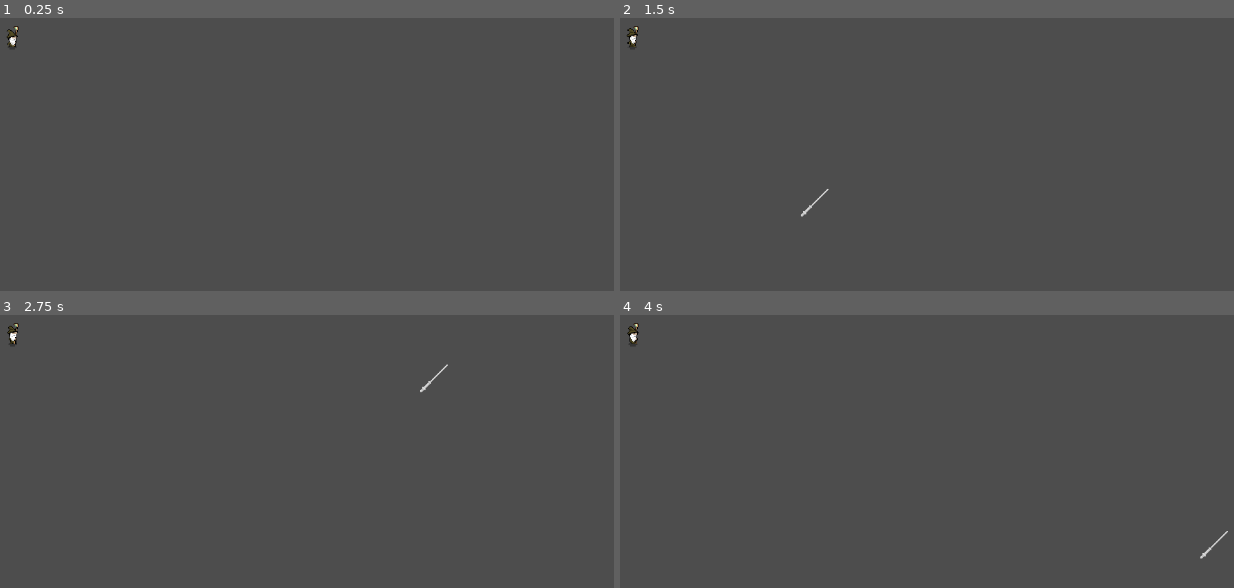
Above: before the commit, frames 1-4 (two rows, left to right).
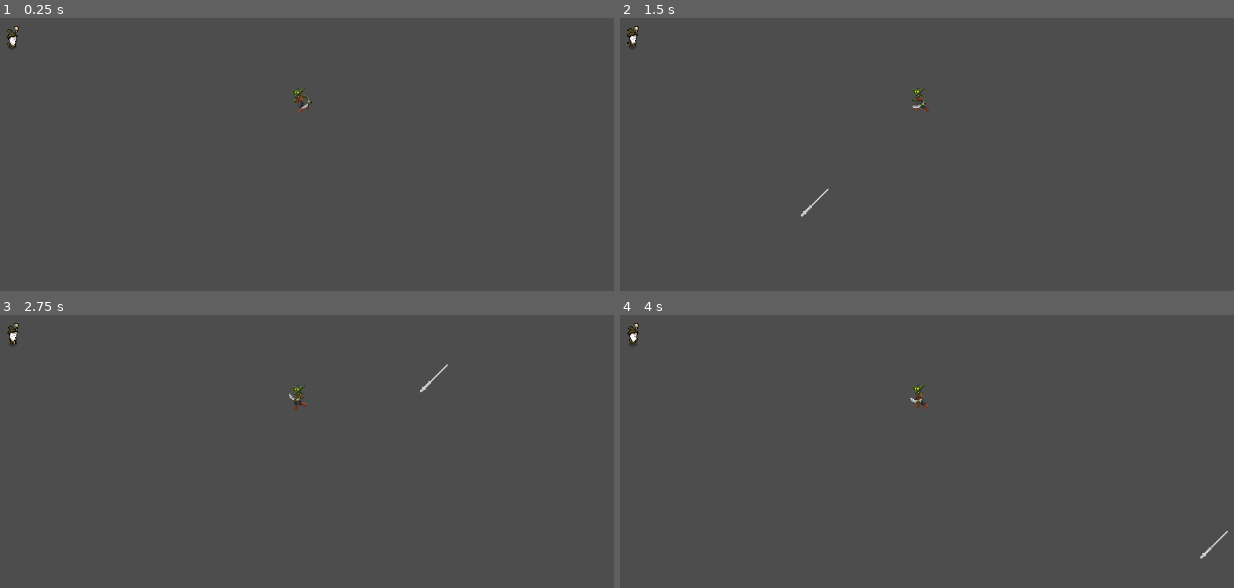
Above: after the commit, the same moments.

Repository: mcprog/wizards-gather
Game: Godot game, scene res://scenes/game.tscn
The game is run twice, just before and just after one commit, with the same random seed, the same clock (stepped at 60 frames per second) and the same inputs.
Inputs (mouse positions are in pixels of both pictures, inside the frame that each line leads up to):
- Up to frame 1 (0.25 s): no input
- Up to frame 2 (1.5 s): tap Enter at 0.5 s; move the mouse to (1148, 157) at 0.52 s; click (1148, 157) at 0.67 s; tap Space at 1.25 s; move the mouse to (816, 203) at 1.27 s; click (816, 203) at 1.42 s
- Up to frame 3 (2.75 s): move the mouse to (435, 377) at 2.02 s; click (435, 377) at 2.17 s
- Up to frame 4 (4 s): tap Enter at 2.75 s; move the mouse to (933, 566) at 2.77 s; click (933, 566) at 2.92 s; move the mouse to (1215, 544) at 3.52 s; click (1215, 544) at 3.67 s

The runs differ from the first frame. In frame 1, 0.1% of the frame differs, in the area x 47-51%, y 25-35%; in frame 2, 0.1%; in frame 3, 0.1%; in frame 4, 0.1%.

Commit message:
Added some monster textures and added animation to example enemy

Diff:
--- a/enemies/example_enemy.tscn
+++ b/enemies/example_enemy.tscn
@@ -1,8 +1,9 @@
-[gd_scene load_steps=4 format=3 uid="uid://3sqik23p6ong"]
+[gd_scene load_steps=5 format=3 uid="uid://3sqik23p6ong"]
 
 [ext_resource type="Script" uid="uid://cf0xnr8llwl03" path="res://enemies/example_enemy.gd" id="1_vu410"]
-[ext_resource type="PackedScene" uid="uid://cihddxo1nllby" path="res://components/unit_statistics.tscn" id="2_n30db"]
+[ext_resource type="PackedScene" path="res://components/unit_statistics.tscn" id="2_n30db"]
 [ext_resource type="PackedScene" uid="uid://cafjk8s7jphbo" path="res://components/animation_component.tscn" id="3_3aehx"]
+[ext_resource type="SpriteFrames" uid="uid://drwrcnun1x3dn" path="res://textures/goblin.tres" id="4_3aehx"]
 
 [node name="ExampleEnemy" type="Node2D"]
 script = ExtResource("1_vu410")
@@ -13,3 +14,6 @@
 sprite = NodePath("../Sprite")
 
 [node name="Sprite" type="AnimatedSprite2D" parent="."]
+sprite_frames = ExtResource("4_3aehx")
+animation = &"idle"
+flip_h = true
--- /dev/null
+++ b/textures/goblin.tres
@@ -0,0 +1,231 @@
+[gd_resource type="SpriteFrames" load_steps=34 format=3 uid="uid://drwrcnun1x3dn"]
+
+[ext_resource type="Texture2D" uid="uid://bf1liiqi401hx" path="res://textures/monsters/Goblin/Attack.png" id="1_l0d18"]
+[ext_resource type="Texture2D" uid="uid://berxuipq0mwhh" path="res://textures/monsters/Goblin/Death.png" id="2_o8h5s"]
+[ext_resource type="Texture2D" uid="uid://d224db4sqvfef" path="res://textures/monsters/Goblin/Take Hit.png" id="3_qs76f"]
+[ext_resource type="Texture2D" uid="uid://i8rw0ofc4s4m" path="res://textures/monsters/Goblin/Idle.png" id="3_talde"]
+[ext_resource type="Texture2D" uid="uid://0laex35iexwb" path="res://textures/monsters/Goblin/Run.png" id="4_qs76f"]
+
+[sub_resource type="AtlasTexture" id="AtlasTexture_17qad"]
+atlas = ExtResource("1_l0d18")
+region = Rect2(0, 0, 150, 150)
+
+[sub_resource type="AtlasTexture" id="AtlasTexture_ghn5o"]
+atlas = ExtResource("1_l0d18")
+region = Rect2(150, 0, 150, 150)
+
+[sub_resource type="AtlasTexture" id="AtlasTexture_o8h5s"]
+atlas = ExtResource("1_l0d18")
+region = Rect2(300, 0, 150, 150)
+
+[sub_resource type="AtlasTexture" id="AtlasTexture_talde"]
+atlas = ExtResource("1_l0d18")
+region = Rect2(450, 0, 150, 150)
+
+[sub_resource type="AtlasTexture" id="AtlasTexture_qs76f"]
+atlas = ExtResource("1_l0d18")
+region = Rect2(600, 0, 150, 150)
+
+[sub_resource type="AtlasTexture" id="AtlasTexture_euxpv"]
+atlas = ExtResource("1_l0d18")
+region = Rect2(750, 0, 150, 150)
+
+[sub_resource type="AtlasTexture" id="AtlasTexture_1vnjw"]
+atlas = ExtResource("1_l0d18")
+region = Rect2(900, 0, 150, 150)
+
+[sub_resource type="AtlasTexture" id="AtlasTexture_mncce"]
+atlas = ExtResource("1_l0d18")
+region = Rect2(1050, 0, 150, 150)
+
+[sub_resource type="AtlasTexture" id="AtlasTexture_ss30v"]
+atlas = ExtResource("2_o8h5s")
+region = Rect2(0, 0, 150, 150)
+
+[sub_resource type="AtlasTexture" id="AtlasTexture_sh25g"]
+atlas = ExtResource("2_o8h5s")
+region = Rect2(150, 0, 150, 150)
+
+[sub_resource type="AtlasTexture" id="AtlasTexture_fo1r0"]
+atlas = ExtResource("2_o8h5s")
+region = Rect2(300, 0, 150, 150)
+
+[sub_resource type="AtlasTexture" id="AtlasTexture_vxmol"]
+atlas = ExtResource("2_o8h5s")
+region = Rect2(450, 0, 150, 150)
+
+[sub_resource type="AtlasTexture" id="AtlasTexture_dvaxt"]
+atlas = ExtResource("3_qs76f")
+region = Rect2(0, 0, 150, 150)
+
+[sub_resource type="AtlasTexture" id="AtlasTexture_3xdus"]
+atlas = ExtResource("3_qs76f")
+region = Rect2(150, 0, 150, 150)
+
+[sub_resource type="AtlasTexture" id="AtlasTexture_nol4i"]
+atlas = ExtResource("3_qs76f")
+region = Rect2(300, 0, 150, 150)
+
+[sub_resource type="AtlasTexture" id="AtlasTexture_3pr13"]
+atlas = ExtResource("3_qs76f")
+region = Rect2(450, 0, 150, 150)
+
+[sub_resource type="AtlasTexture" id="AtlasTexture_js7qo"]
+atlas = ExtResource("3_talde")
+region = Rect2(0, 0, 150, 150)
+
+[sub_resource type="AtlasTexture" id="AtlasTexture_ribtt"]
+atlas = ExtResource("3_talde")
+region = Rect2(150, 0, 150, 150)
+
+[sub_resource type="AtlasTexture" id="AtlasTexture_qxuv8"]
+atlas = ExtResource("3_talde")
+region = Rect2(300, 0, 150, 150)
+
+[sub_resource type="AtlasTexture" id="AtlasTexture_y0e5o"]
+atlas = ExtResource("3_talde")
+region = Rect2(450, 0, 150, 150)
+
+[sub_resource type="AtlasTexture" id="AtlasTexture_csugi"]
+atlas = ExtResource("4_qs76f")
+region = Rect2(0, 0, 150, 150)
+
+[sub_resource type="AtlasTexture" id="AtlasTexture_a8xhq"]
+atlas = ExtResource("4_qs76f")
+region = Rect2(150, 0, 150, 150)
+
+[sub_resource type="AtlasTexture" id="AtlasTexture_j4elq"]
+atlas = ExtResource("4_qs76f")
+region = Rect2(300, 0, 150, 150)
+
+[sub_resource type="AtlasTexture" id="AtlasTexture_2527c"]
+atlas = ExtResource("4_qs76f")
+region = Rect2(450, 0, 150, 150)
+
+[sub_resource type="AtlasTexture" id="AtlasTexture_qcixd"]
+atlas = ExtResource("4_qs76f")
+region = Rect2(600, 0, 150, 150)
+
+[sub_resource type="AtlasTexture" id="AtlasTexture_1irky"]
+atlas = ExtResource("4_qs76f")
+region = Rect2(750, 0, 150, 150)
+
+[sub_resource type="AtlasTexture" id="AtlasTexture_clu5k"]
+atlas = ExtResource("4_qs76f")
+region = Rect2(900, 0, 150, 150)
+
+[sub_resource type="AtlasTexture" id="AtlasTexture_vqxag"]
+atlas = ExtResource("4_qs76f")
+region = Rect2(1050, 0, 150, 150)
+
+[resource]
+animations = [{
+"frames": [{
+"duration": 1.0,
+"texture": SubResource("AtlasTexture_17qad")
+}, {
+"duration": 1.0,
+"texture": SubResource("AtlasTexture_ghn5o")
+}, {
+"duration": 1.0,
+"texture": SubResource("AtlasTexture_o8h5s")
+}, {
+"duration": 1.0,
+"texture": SubResource("AtlasTexture_talde")
+}, {
+"duration": 1.0,
+"texture": SubResource("AtlasTexture_qs76f")
+}, {
+"duration": 1.0,
+"texture": SubResource("AtlasTexture_euxpv")
+}, {
+"duration": 1.0,
+"texture": SubResource("AtlasTexture_1vnjw")
+}, {
+"duration": 1.0,
+"texture": SubResource("AtlasTexture_mncce")
+}],
+"loop": false,
+"name": &"attack",
+"speed": 5.0
+}, {
+"frames": [{
+"duration": 1.0,
+"texture": SubResource("AtlasTexture_ss30v")
+}, {
+"duration": 1.0,
+"texture": SubResource("AtlasTexture_sh25g")
+}, {
+"duration": 1.0,
+"texture": SubResource("AtlasTexture_fo1r0")
+}, {
+"duration": 1.0,
+"texture": SubResource("AtlasTexture_vxmol")
+}],
+"loop": false,
+"name": &"death",
+"speed": 5.0
+}, {
+"frames": [{
+"duration": 1.0,
+"texture": SubResource("AtlasTexture_dvaxt")
+}, {
+"duration": 1.0,
+"texture": SubResource("AtlasTexture_3xdus")
+}, {
+"duration": 1.0,
+"texture": SubResource("AtlasTexture_nol4i")
+}, {
+"duration": 1.0,
+"texture": SubResource("AtlasTexture_3pr13")
+}],
+"loop": false,
+"name": &"hurt",
+"speed": 5.0
+}, {
+"frames": [{
+"duration": 1.0,
+"texture": SubResource("AtlasTexture_js7qo")
+}, {
+"duration": 1.0,
+"texture": SubResource("AtlasTexture_ribtt")
+}, {
+"duration": 1.0,
+"texture": SubResource("AtlasTexture_qxuv8")
+}, {
+"duration": 1.0,
+"texture": SubResource("AtlasTexture_y0e5o")
+}],
+"loop": true,
+"name": &"idle",
+"speed": 5.0
+}, {
+"frames": [{
+"duration": 1.0,
+"texture": SubResource("AtlasTexture_csugi")
+}, {
+"duration": 1.0,
+"texture": SubResource("AtlasTexture_a8xhq")
+}, {
+"duration": 1.0,
+"texture": SubResource("AtlasTexture_j4elq")
+}, {
+"duration": 1.0,
+"texture": SubResource("AtlasTexture_2527c")
+}, {
+"duration": 1.0,
+"texture": SubResource("AtlasTexture_qcixd")
+}, {
+"duration": 1.0,
+"texture": SubResource("AtlasTexture_1irky")
+}, {
+"duration": 1.0,
+"texture": SubResource("AtlasTexture_clu5k")
+}, {
+"duration": 1.0,
+"texture": SubResource("AtlasTexture_vqxag")
+}],
+"loop": true,
+"name": &"run",
+"speed": 5.0
+}]
Not shown, changed: credits.txt
Binary file added: textures/monsters/Flying eye/Attack.png
Not shown, added: textures/monsters/Flying eye/Attack.png.import
Binary file added: textures/monsters/Flying eye/Death.png
Not shown, added: textures/monsters/Flying eye/Death.png.import
Binary file added: textures/monsters/Flying eye/Flight.png
Not shown, added: textures/monsters/Flying eye/Flight.png.import
Binary file added: textures/monsters/Flying eye/Take Hit.png
Not shown, added: textures/monsters/Flying eye/Take Hit.png.import
Binary file added: textures/monsters/Goblin/Attack.png
Not shown, added: textures/monsters/Goblin/Attack.png.import
Binary file added: textures/monsters/Goblin/Death.png
(and 29 more such lines)
